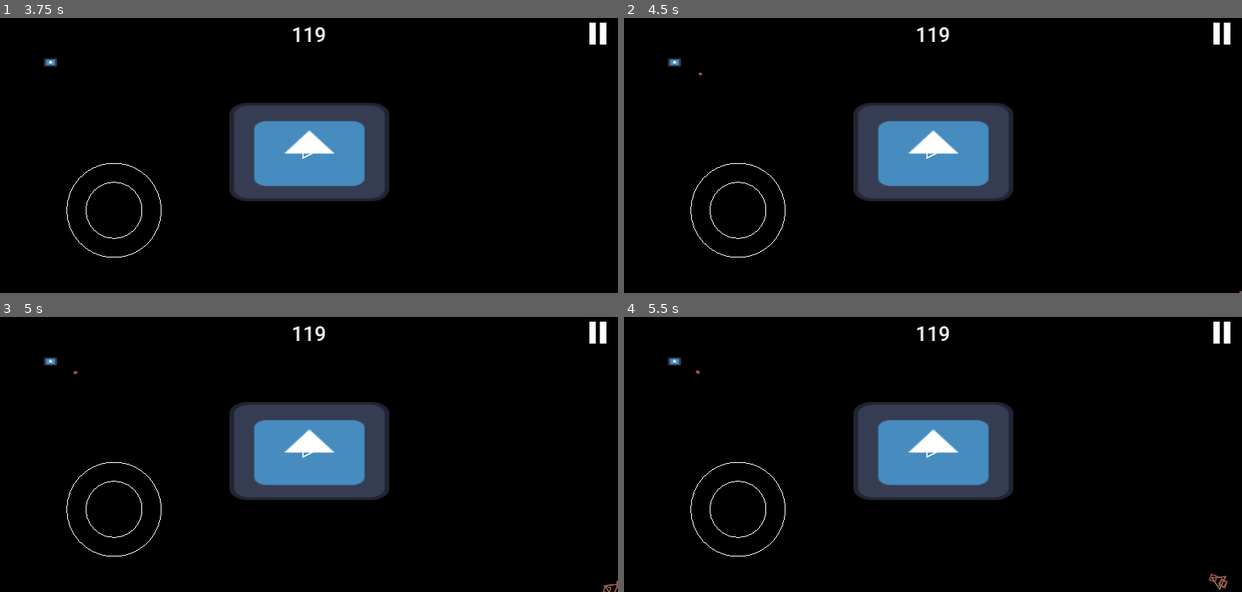
Above: before the commit, frames 1-4 (two rows, left to right).
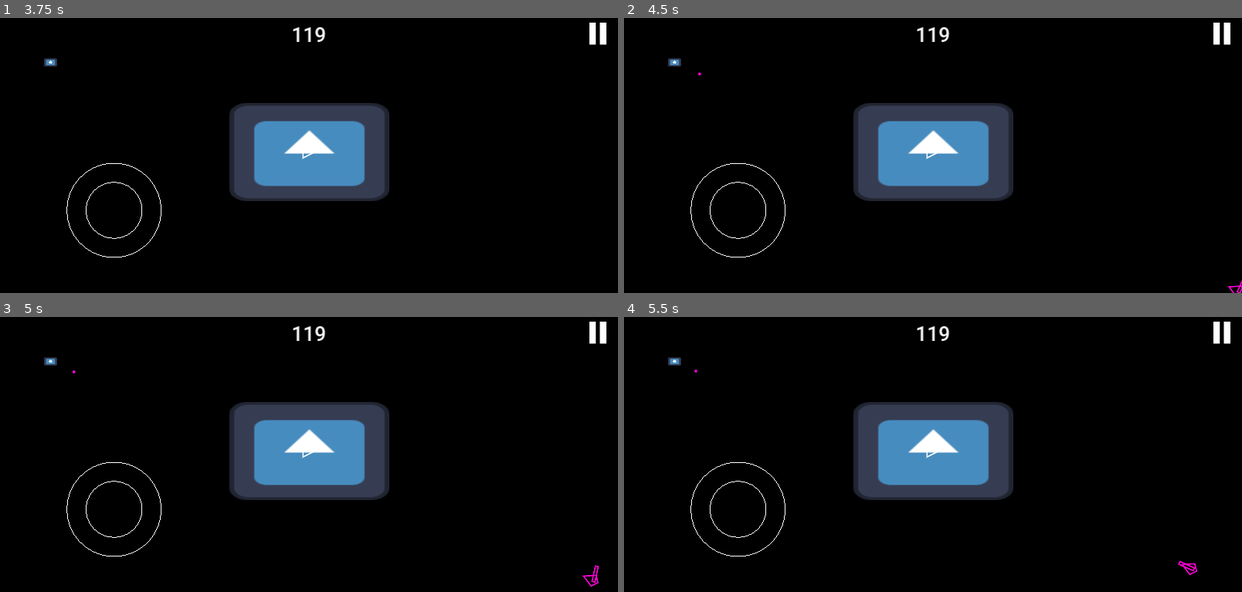
Above: after the commit, the same moments.

Repository: Ryu204/name-later
Game: Godot game, scene res://Layouts/index.tscn
Two runs of this game, one before a commit and one after it. Both use one fixed random seed, a clock stepped at 60 frames per second and the inputs below. The engine's default icon, where the game draws it, is replaced by a stand-in: a white triangle on a blue panel in a dark square.
Inputs (mouse positions are in pixels of both pictures, inside the frame that each line leads up to):
- Up to frame 1 (3.75 s): click "Play" at 0.5 s; click (599, 34) at 1.25 s; click (309, 152) at 2 s; tap Enter at 2.75 s; move the mouse to (444, 139) at 2.77 s; click (444, 139) at 2.92 s; tap Space at 3.5 s; move the mouse to (185, 166) at 3.52 s; click (185, 166) at 3.67 s
- Up to frame 2 (4.5 s): tap Enter at 4.25 s; move the mouse to (994, 89) at 4.27 s; click (994, 89) at 4.42 s
- Up to frame 3 (5 s): no input
- Up to frame 4 (5.5 s): move the mouse to (902, 506) at 5.02 s; click (902, 506) at 5.17 s

Frame 1 is identical in both runs. In frame 2, less than 0.1% of the frame differs, in the area x 12-100%, y 19-100%; in frame 3, 0.1%; in frame 4, 0.2%, in the area x 11-98%, y 19-100%.

Commit message:
feat: tank and barrel rotation

Diff:
--- a/Components/Enemies/mothership_drones.gd
+++ b/Components/Enemies/mothership_drones.gd
@@ -28,8 +28,7 @@
 		shape.set_vertices(PackedVector2Array([
 			Vector2(-width / 2, height / 2),
 			Vector2(width / 2, height / 2),
-			Vector2(width / 2, -height / 2),
-			Vector2(-width / 2, -height / 2)
+			Vector2(0, -height / 2)
 		]))
 		shape.force = mothership.force * base_ratio
 		shape.turn_strength = mothership.turn_strength * base_ratio * 2.0
--- /dev/null
+++ b/Components/Enemies/tank.gd
@@ -0,0 +1,33 @@
+class_name Tank
+
+extends Enemy
+
+@export_group('Appearance')
+@export var height = 30.0
+@export var width = 50.0
+@export_group('Stats')
+@export var aim_interval = 1.0
+
+@onready var _barrel = $Shape/Barrel
+var _current_aim_time = 0.0
+
+func _ready() -> void:
+	super()
+	shape.set_vertices(PackedVector2Array([
+		Vector2(0.0, 0.3 * height),
+		Vector2(width / 2.0, 0.0),
+		Vector2(0.0, -0.7 * height),
+		Vector2(-width / 2.0, 0.0),
+	]))
+	_barrel.initialize(shape.color, Constants.GAME_OBJECT_LINE_WIDTH, height, width / 4)
+	shape.crashed.connect(_barrel.hide)
+
+func update(_delta: float, player_pos: Vector2, _player_vel: Vector2) -> void:
+	var direction = player_pos - shape.global_position
+	shape.control_direction = direction
+	_current_aim_time += _delta
+	if _current_aim_time < aim_interval:
+		return
+	_current_aim_time -= aim_interval
+	var rotation_diff = direction.angle() - shape.global_rotation
+	_barrel.rotate_barrel(rotation_diff)
--- /dev/null
+++ b/Components/Enemies/tank.tscn
@@ -0,0 +1,22 @@
+[gd_scene load_steps=4 format=3 uid="uid://s1o8xwq3cuj5"]
+
+[ext_resource type="Script" path="res://Components/Enemies/tank.gd" id="1_u5f4h"]
+[ext_resource type="PackedScene" uid="uid://cfj21agyf0b47" path="res://Components/shape.tscn" id="2_ijcn0"]
+[ext_resource type="Script" path="res://Components/Enemies/tank_barrel.gd" id="3_5rpkp"]
+
+[node name="Tank" type="Node2D" node_paths=PackedStringArray("shape")]
+script = ExtResource("1_u5f4h")
+height = 40.0
+width = 30.0
+shape = NodePath("Shape")
+
+[node name="Shape" parent="." instance=ExtResource("2_ijcn0")]
+color = Color(1, 0, 0.839216, 1)
+turn_strength = 2.0
+force = 300.0
+damping = 0.15
+
+[node name="Barrel" type="Node2D" parent="Shape"]
+position = Vector2(1, 0)
+script = ExtResource("3_5rpkp")
+angular_speed = 3.142
--- /dev/null
+++ b/Components/Enemies/tank_barrel.gd
@@ -0,0 +1,38 @@
+extends Node2D
+
+@export var angular_speed: float = PI / 3
+
+var _target_rotate_amount = 0.0
+var _rotated_amount = 0.0
+var _draw_cb: Callable
+
+func initialize(color: Color, line_width: float, height: float, width: float) -> void:
+	assert(height > width, 'Weird barrel shape?')
+	var pos = Vector2(-width / 2, -width / 2)
+	var size = Vector2(height, width)
+	_draw_cb = func():
+		draw_rect(
+			Rect2(pos, size),
+			color,
+			false,
+			line_width,
+			true
+		)
+
+func rotate_barrel(target_rot: float) -> void:
+	_target_rotate_amount = MoreMath.angle_wrap(rotation, target_rot)
+	_rotated_amount = 0.0
+
+func _physics_process(delta: float) -> void:
+	if abs(_rotated_amount) > abs(_target_rotate_amount):
+		return
+	var diff = sign(_target_rotate_amount) * angular_speed * delta
+	_rotated_amount += diff
+	rotation += diff
+
+func _process(_delta: float) -> void:
+	queue_redraw()
+
+func _draw() -> void:
+	if _draw_cb != null:
+		_draw_cb.call()
--- a/Components/Manager/enemy_manager.gd
+++ b/Components/Manager/enemy_manager.gd
@@ -24,6 +24,7 @@
 	add_spawnable(preload(Constants.SCENE_BIKE_PRO))
 	add_spawnable(preload(Constants.SCENE_DRONE))
 	add_spawnable(preload(Constants.SCENE_MOTHERSHIP))
+	add_spawnable(preload(Constants.SCENE_TANK))
 
 func _physics_process(delta: float) -> void:
 	super(delta)
--- a/Components/shape.gd
+++ b/Components/shape.gd
@@ -14,6 +14,7 @@
 @onready var _minimap_element = $MinimapElement
 
 signal destroyed
+signal crashed
 
 var _vertices_pos: PackedVector2Array
 var _direction = Vector2.ZERO
@@ -93,6 +94,7 @@
 	)
 
 	color.a = 0
+	crashed.emit()
 
 func is_queued_for_destroy() -> bool:
 	return _is_queued_destroy
--- a/Scripts/constants.gd
+++ b/Scripts/constants.gd
@@ -8,6 +8,8 @@
 const SCENE_BIKE_PRO = _COMPONENT_PREFIX % 'Enemies/bike_pro.tscn'
 const SCENE_DRONE = _COMPONENT_PREFIX % 'Enemies/drone.tscn'
 const SCENE_MOTHERSHIP = _COMPONENT_PREFIX % 'Enemies/mothership.tscn'
+const SCENE_TANK = _COMPONENT_PREFIX % 'Enemies/tank.tscn'
+
 const SCENE_ROCK = _COMPONENT_PREFIX % 'Environments/rock.tscn'
 const SCENE_EXPLOSION = _COMPONENT_PREFIX % 'explosion.tscn'
 
--- a/Scripts/more_math.gd
+++ b/Scripts/more_math.gd
@@ -46,3 +46,6 @@
 		return res
 	res.status = RootStatus.NONE
 	return res
+
+static func angle_wrap(from: float, to: float):
+	return fmod(to - from + 999 * PI, 2 * PI) - PI
